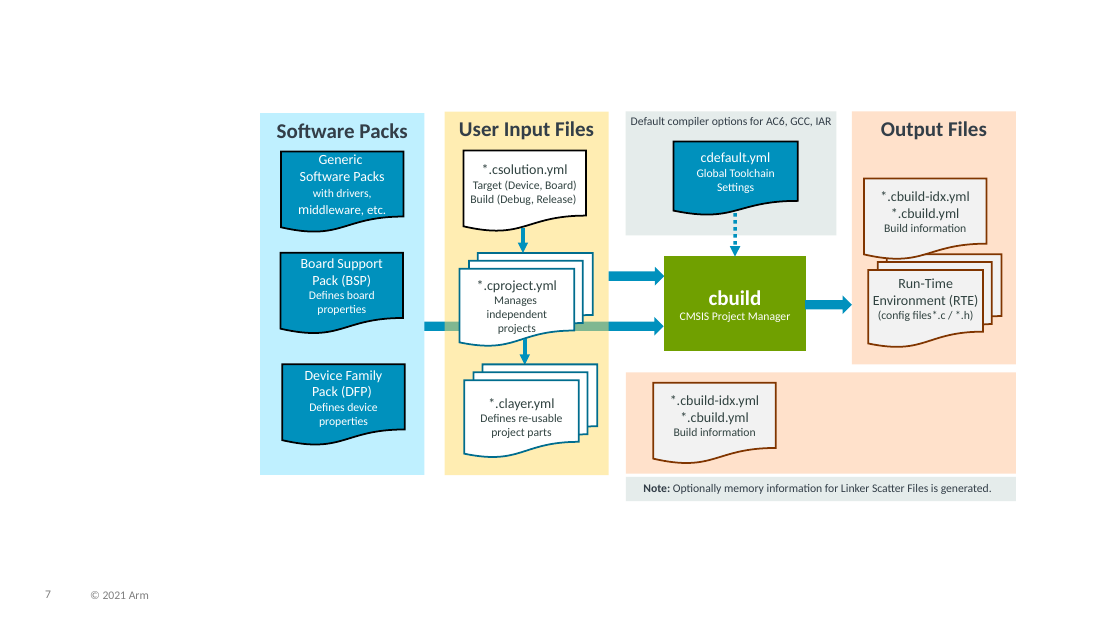
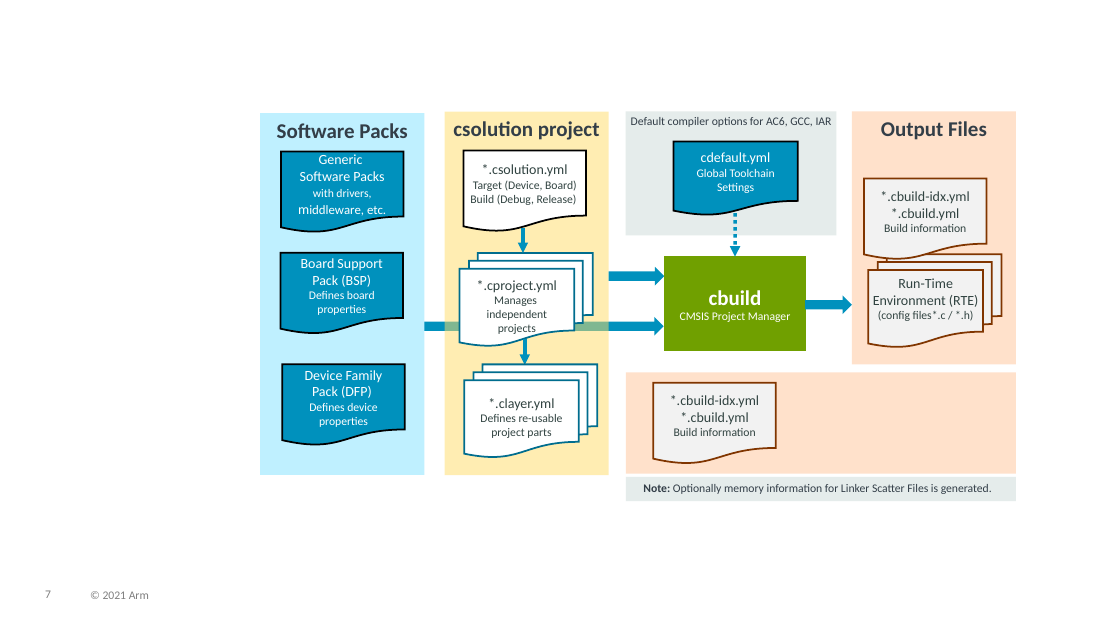
Before and after one commit to Open-CMSIS-Pack/cmsis-toolbox, a slide deck: slide 7 of docs/images/overview.pptx. Drawn at 1120x630 pixels with LibreOffice and Linux fonts; fonts in the diff are those of the drawing. Boxes give left, top, right and bottom in pixels: in the first picture for what was removed or moved away, otherwise in the second. Text is boxed around its words. In the diff, an @@ line names an element or a change of style, - is before the commit and + after.

```diff
--- a/docs/images/overview.pptx
+++ b/docs/images/overview.pptx
@@ text in rectangle at box(453, 121, 600, 140): text changed @@
-User Input Files
+csolution project
```
Also in this commit, not shown: 7 other slides changed, 13 other files.
